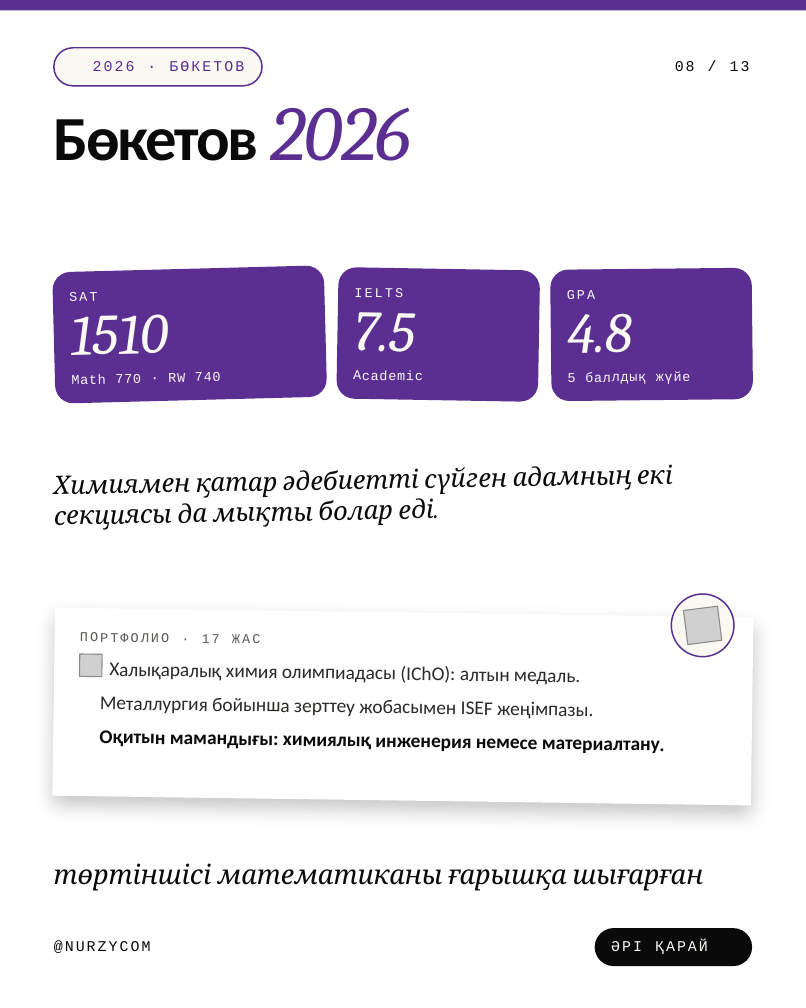
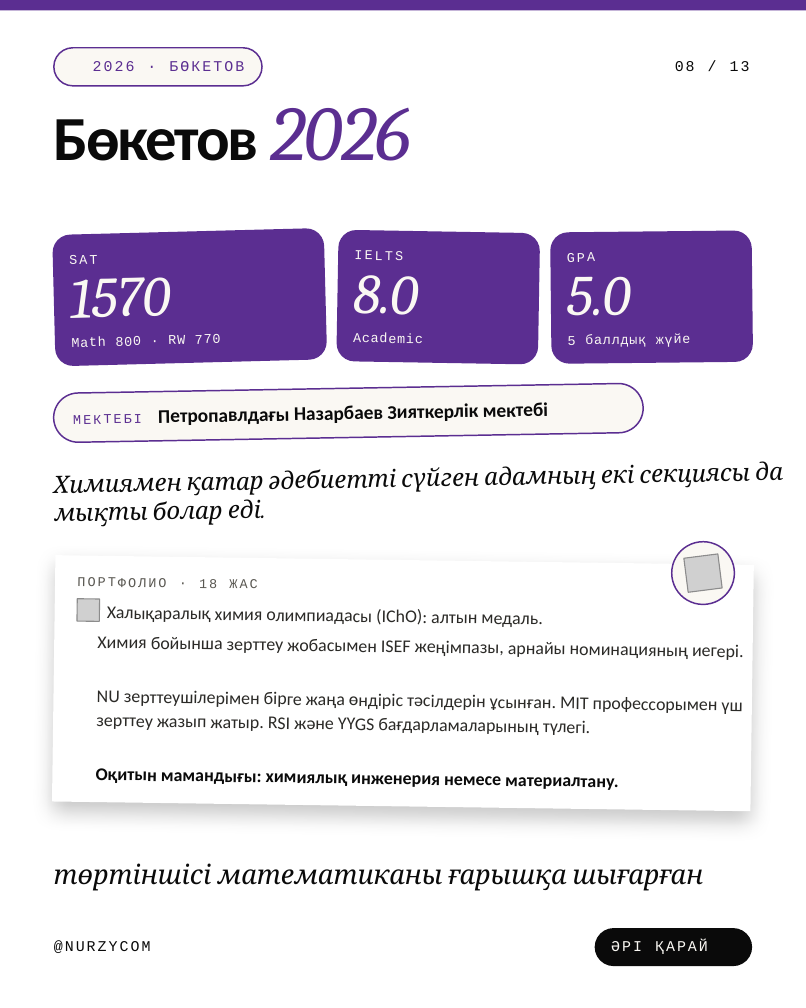
Before and after one commit to galiandojonathan-ship-it1/nurzycom_brand, a slide deck: slide 8 of social/pptx/kz-scientists.pptx. Drawn at 806x1008 pixels with LibreOffice and Linux fonts; fonts in the diff are those of the drawing; grey boxes stand for pictures; background and template pictures are left out. Boxes give left, top, right and bottom in pixels: in the first picture for what was removed or moved away, otherwise in the second. Text is boxed around its words. In the diff, an @@ line names an element or a change of style, - is before the commit and + after.

```diff
--- a/social/pptx/kz-scientists.pptx
+++ b/social/pptx/kz-scientists.pptx
@@ 5 texts, 1 rounded rectangle: place and size @@
-5 texts, 1 rounded rectangle at <box>52,265,691,403</box>
+5 texts, 1 rounded rectangle at <box>52,228,691,366</box>
@@ rounded rectangle: place and size @@
-rounded rectangle at <box>336,267,541,402</box>
+rounded rectangle at <box>336,229,541,364</box>
@@ rounded rectangle: place and size @@
-rounded rectangle at <box>551,268,754,401</box>
+rounded rectangle at <box>551,230,754,363</box>
@@ text added at <box>71,277,172,318</box>, 38 pt, text #FAF8F3, italic @@
+1570
@@ text added at <box>354,275,419,315</box>, 38 pt, text #FAF8F3, italic @@
+8.0
@@ text added at <box>567,276,631,316</box>, 38 pt, text #FAF8F3, italic @@
+5.0
@@ text removed at <box>71,314,169,355</box> @@
-1510
@@ text removed at <box>354,312,415,352</box> @@
-7.5
@@ text removed at <box>567,313,632,353</box> @@
-4.8
@@ text at <box>72,334,221,347</box>: text changed @@
-Math 770 · RW 740
+Math 800 · RW 770
@@ rounded rectangle added at <box>53,383,644,443</box>, fill #FAF8F3, outline #5B2E91 1 pt @@
@@ text added at <box>73,414,142,424</box>, 9 pt, text #5B2E91 @@
+МЕКТЕБІ
@@ text added at <box>158,402,548,425</box>, 13 pt, text #0A0A0A, bold @@
+Петропавлдағы Назарбаев Зияткерлік мектебі
@@ text "Химиямен қатар әдебиетті сүйген адамның ..." at <box>54,464,751,527</box>: size 17 to 16 pt; line spacing 20.4pt to 19.2pt @@
@@ ellipse: place and size @@
-ellipse at <box>668,590,738,659</box>
+ellipse at <box>668,538,738,608</box>
@@ rectangle: place and size @@
-rectangle at <box>52,608,754,805</box>
+rectangle at <box>52,555,754,811</box>
@@ picture: place and size @@
-picture at <box>684,606,722,645</box>
+picture at <box>684,554,722,592</box>
@@ picture: place and size @@
-picture at <box>79,653,102,676</box>
+picture at <box>77,598,100,621</box>
@@ text at <box>77,577,257,588</box>: text changed @@
-ПОРТФОЛИО · 17 ЖАС
+ПОРТФОЛИО · 18 ЖАС
@@ text "Халықаралық химия олимпиадасы (IChO): алтын ..." at <box>107,606,542,627</box>: size 13 to 12 pt; line spacing 17.7pt to 16.1pt @@
@@ text "Халықаралық химия олимпиадасы (IChO): алтын ...": place and size @@
-text "Халықаралық химия олимпиадасы (IChO): алтын ..." at <box>109,662,580,685</box>
+text "Халықаралық химия олимпиадасы (IChO): алтын ..." at <box>107,606,542,627</box>
@@ text at <box>97,636,744,660</box>: text changed; size 13 to 12 pt @@
-Металлургия бойынша зерттеу жобасымен ISEF жеңімпазы.
+Химия бойынша зерттеу жобасымен ISEF жеңімпазы, арнайы номинацияның иегері.
@@ text added at <box>96,690,742,735</box>, 12 pt, text #2B2A27 @@
+NU зерттеушілерімен бірге жаңа өндіріс тәсілдерін ұсынған. MIT профессорымен үш зерттеу жазып жатыр. RSI және YYGS бағдарламаларының түлегі.
@@ text "Оқитын мамандығы: химиялық инженерия немесе ...": place and size @@
-text "Оқитын мамандығы: химиялық инженерия немесе ..." at <box>99,730,665,753</box>
+text "Оқитын мамандығы: химиялық инженерия немесе ..." at <box>96,768,619,790</box>
@@ text "Оқитын мамандығы: химиялық инженерия немесе ..." at <box>96,768,619,790</box>: size 13 to 12 pt; line spacing 17.7pt to 16.1pt @@
```
Also in this commit, not shown: 9 other slides changed, 21 other files.
